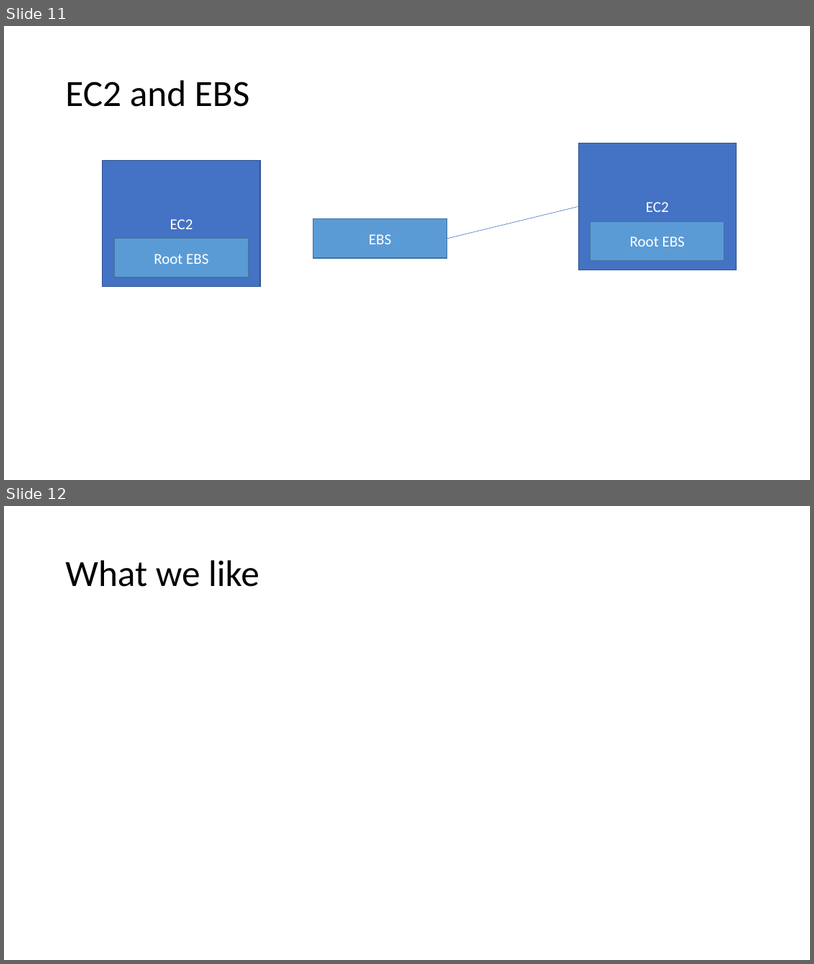
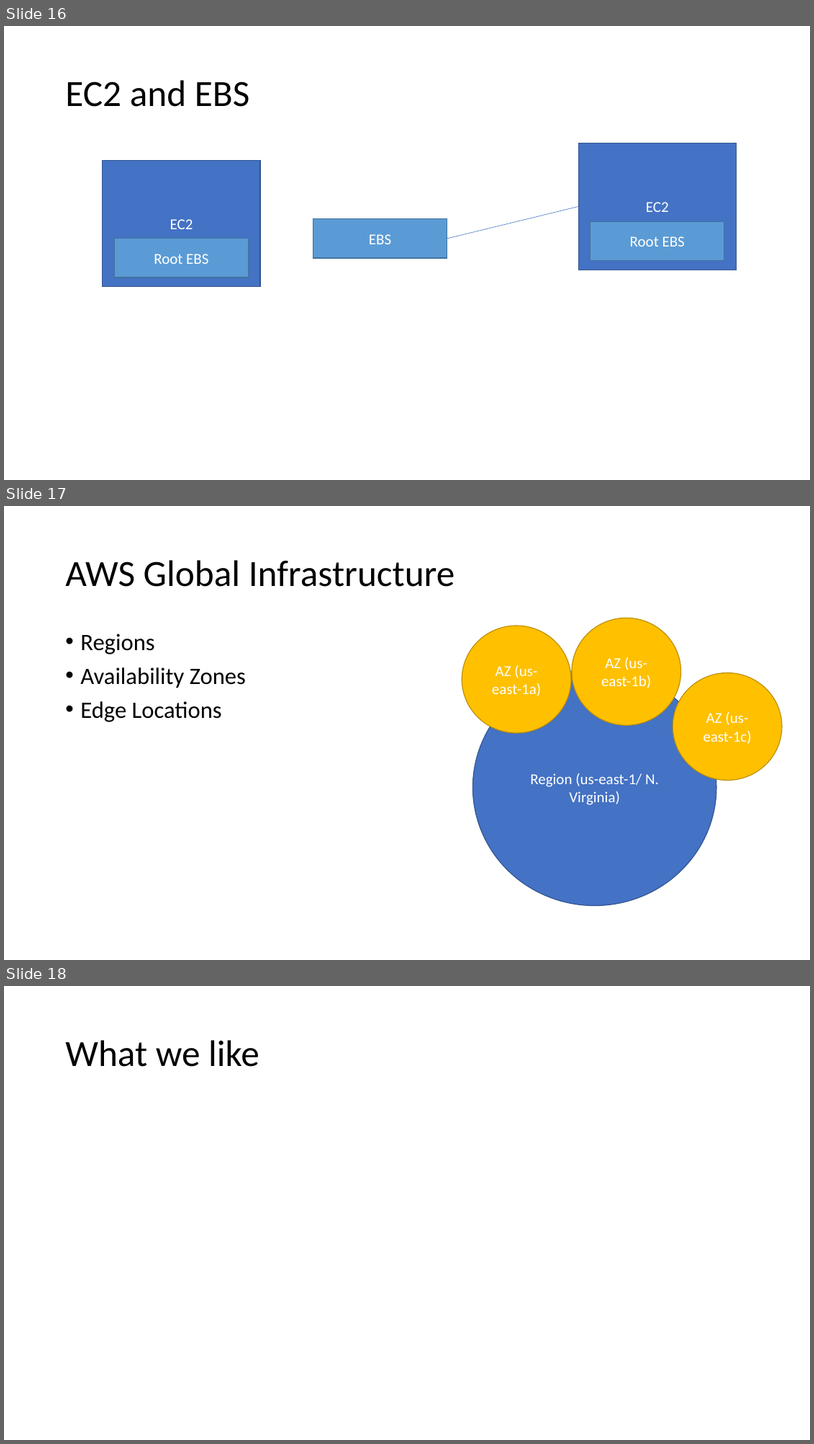
Before and after one commit to 200914ROC2/Training, a slide deck: 7Week-DevOps-AWS/7w-aws-devops.pptx. Shown one above the other, each under a label of ours: slides 11 and 12 before the commit, slides 16, 17 and 18 after it. The pictures are 814x964 and 814x1444 pixels, drawn with LibreOffice and Linux fonts; fonts in the diff are those of the drawing. Boxes give left, top, right and bottom in pixels: in the first picture for what was removed or moved away, otherwise in the second. Text is boxed around its words. In the diff, an @@ line names an element or a change of style, - is before the commit and + after.

```diff
--- a/7Week-DevOps-AWS/7w-aws-devops.pptx
+++ b/7Week-DevOps-AWS/7w-aws-devops.pptx
@@ slide 17 added at <box>4,506,810,960</box>, background #FFFFFF @@
@@ title added at <box>65,560,455,587</box>, 44 pt, text #000000 @@
+AWS Global Infrastructure
@@ text added at <box>80,633,246,722</box>, 28 pt, text #000000 @@
+• Regions
+• Availability Zones
+• Edge Locations
@@ ellipse added at <box>462,626,571,733</box>, fill #FFC000, outline #BD8E00 1 pt, 18 pt, text #FFFFFF @@
+AZ (us-east-1a)
@@ ellipse added at <box>572,618,682,725</box>, fill #FFC000, outline #BD8E00 1 pt, 18 pt, text #FFFFFF @@
+AZ (us-east-1b)
@@ ellipse added at <box>473,669,718,906</box>, fill #4472C4, outline #325491 1 pt, 18 pt, text #FFFFFF @@
+Region (us-east-1/ N. Virginia)
@@ ellipse added at <box>673,673,782,780</box>, fill #FFC000, outline #BD8E00 1 pt, 18 pt, text #FFFFFF @@
+AZ (us-east-1c)
@@ what was slide 11 is now slide 16 @@
@@ what was slide 12 is now slide 18 @@
```
Also in this commit, not shown: 3 slides changed, 5 other slides added.
